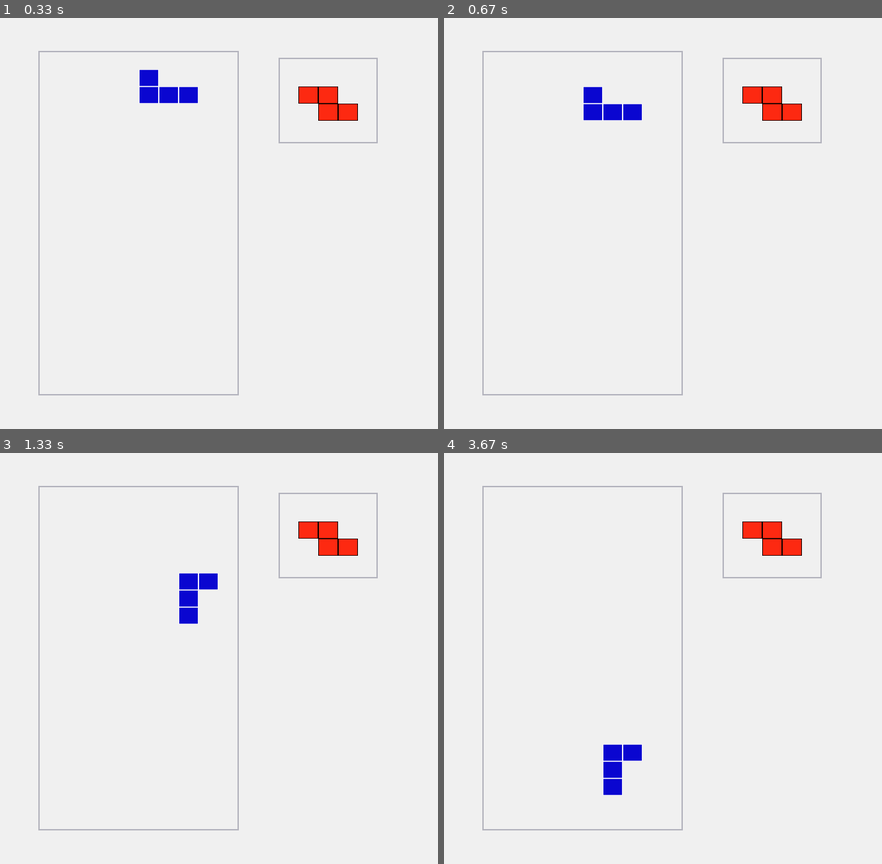
Above: before the commit, frames 1-4 (two rows, left to right).
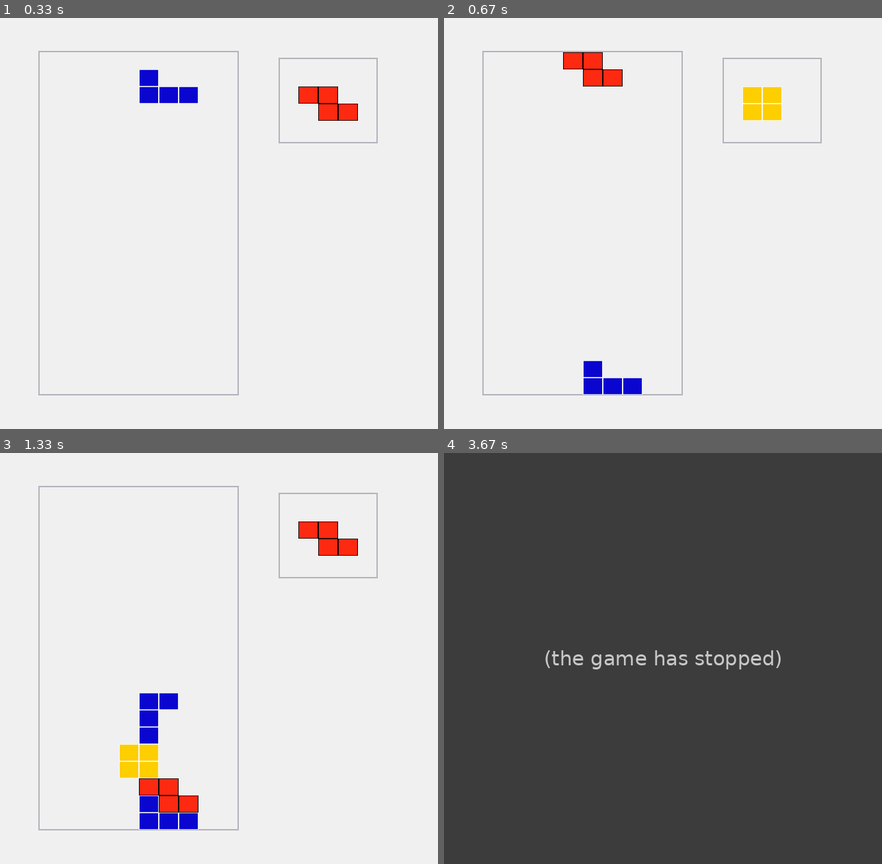
Above: after the commit, the same moments.

Repository: sampullman/pygame-tetris
Game: pygame game, started from tetris.py
The game is run twice, just before and just after one commit, with the same random seed, the same clock (stepped at 60 frames per second) and the same inputs.
Inputs:
- Up to frame 1 (0.33 s): no input
- Up to frame 2 (0.67 s): tap Space at 0.33 s
- Up to frame 3 (1.33 s): hold Right 0.67-1.13 s; tap Space at 0.73, 1.03, 1.23 s; hold Up from 1.17 s (still down)
- Up to frame 4 (3.67 s): release Up at 1.47 s; hold Right 1.5-1.97 s; tap Space at 1.57, 1.87, 2.07, 2.37, 2.63 s; hold Left 2-2.53 s; hold Left 2.57-2.97 s

Frame 1 is identical in both runs. In frame 2, 3.1% of the frame differs, in the area x 27-82%, y 8-92%; in frame 3, 3.6%; in frame 4, 100%, in the area x 0-100%, y 0-100%.
After the commit the program exited at 3.65 s; later frames show no game.

Commit message:
added line complete handling and game over condition

Diff:
--- a/tetris.py
+++ b/tetris.py
@@ -24,6 +24,8 @@
         if gamestep_timer > timestep:
             gamestep_timer = 0
             world.update()
+        if world.game_over:
+            break
 
         # Gather Events
         pygame.event.pump()
--- a/world.py
+++ b/world.py
@@ -15,6 +15,7 @@
         self.preview_rect = (PREVIEW_OFFSET_X*CELL_WIDTH, PREVIEW_OFFSET_Y*CELL_WIDTH,
                              CELL_WIDTH*PREVIEW_WIDTH, CELL_HEIGHT*PREVIEW_HEIGHT)
         self.keys = { K_LEFT: False, K_RIGHT: False, K_DOWN: False, K_UP: False }
+        self.game_over = False
 
     def clear(self, screen):
         screen.fill(BG_COLOR, self.preview_rect)
@@ -34,6 +35,8 @@
             self.board.add_blocks(self.player_block)
             self.player_block = self.next_block
             self.player_block.topLeft = (4, 0)
+            if self.board.overlaps(self.player_block):
+                self.game_over = True
             self.next_block = generate(1, 2)
         self.board.update()
 
@@ -50,9 +53,17 @@
             self.player_block.rotate(ROT_RIGHT)
             if self.board.overlaps(self.player_block):
                 self.player_block.rotate(ROT_LEFT)
+        elif keystate[K_SPACE] and not self.keys[K_SPACE]:
+            self.finish_player_block();
         self.keys[K_RIGHT] = keystate[K_RIGHT]
         self.keys[K_LEFT] = keystate[K_LEFT]
         self.keys[K_UP] = keystate[K_UP]
+        self.keys[K_SPACE] = keystate[K_SPACE]
+
+    def finish_player_block(self):
+        while not self.board.overlaps(self.player_block):
+            self.player_block.move(DOWN)
+        self.player_block.move(UP)
 
 class Cell:
     def __init__(self, x, y):
@@ -107,10 +118,21 @@
         return layer
 
     def add_blocks(self, block):
+        lines_to_check = set()
         for i in range(len(block.cells)):
             for j in range(len(block.cells[0])):
                 if block.cells[i][j] == 1:
-                    self.board[block.topLeft[1]+i][block.topLeft[0]+j] = block.color
+                    ypos = block.topLeft[1]+i
+                    self.board[ypos][block.topLeft[0]+j] = block.color
+                    lines_to_check.add(ypos)
+        for line in lines_to_check:
+            clear = True
+            for block in self.board[line]:
+                if block == 0:
+                    clear = False
+            if clear:
+                self.board.pop(line)
+                self.board.insert(0, [0 for x in range(BOARD_WIDTH)])
 
     def update(self):
         pass
Not shown, changed: constants.pyc
